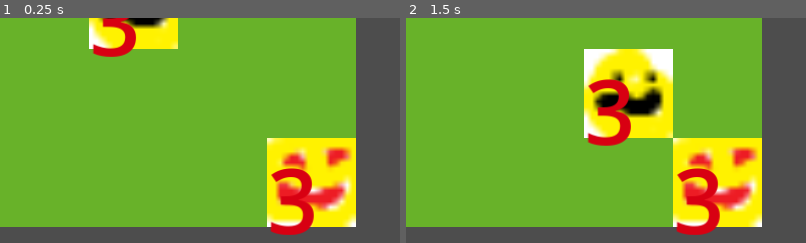
Above: before the commit, frames 1-2 (left to right).
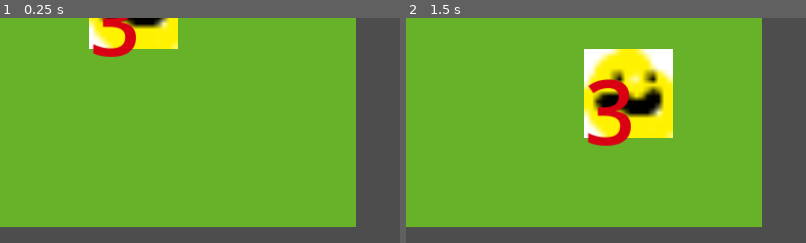
Above: after the commit, the same moments.

Repository: Sam-Goldie/Decree
Game: Godot game, scene res://Level.tscn
Same seed, same stepped clock (60 frames per second), same inputs: the game is played once before the commit and once after it.
Inputs (mouse positions are % of the whole screen's width and height, from its top left):
- Up to frame 1 (0.25 s): no input
- Up to frame 2 (1.5 s): tap Enter at 0.5 s; move the mouse to (72, 45) at 0.52 s; click (72, 45) at 0.67 s; tap Space at 1.25 s; move the mouse to (30, 55) at 1.27 s; click (30, 55) at 1.42 s
The pictures show only the part of the screen within x 0-50%, y 33-83%; the shares and areas given below are measured in that part.

The runs differ from the first frame. In frame 1, 9.1% of the frame differs, in the area x 66-89%, y 53-97%; in frame 2, 9.1%.
Error before the commit: Invalid access of index '6' on a base object of type: 'Array'. (res://level.gd:101)
Error after the commit: Invalid access of index '6' on a base object of type: 'Array'. (res://level.gd:100)

Commit message:
hooked enemies up to move function

Diff:
--- a/decree/enemy.gd
+++ b/decree/enemy.gd
@@ -3,6 +3,7 @@
 var board_position : Vector2i
 var hp : int
 var damage : int
+var has_moved : bool
 var board
 #@onready
 #var grid = AStarGrid2D.new()
--- a/decree/level.gd
+++ b/decree/level.gd
@@ -13,7 +13,7 @@
 @onready
 var enemies = [enemy_scene.instantiate(), enemy_scene.instantiate()]
 @onready
-var board = [[enemies[0], null, null, null], [null, player, null, null], [null, null, null, null],[null, null, null, enemies[1]]]
+var board = [[enemies[0], null, null, null], [null, player, null, null], [null, null, null, null],[null, null, null, null]]
 @onready
 var grid = AStarGrid2D.new()
 
@@ -56,6 +56,8 @@
 		return false
 
 func take_enemy_turns():
+	for enemy in enemies:
+		enemy.has_moved = false
 	for i in range(len(enemies)):
 		if i >= len(enemies):
 			break
@@ -65,10 +67,7 @@
 		var path = grid.get_id_path(active_entity.board_position, player.board_position, true)
 		if len(path) > 2:
 			var dest = path[1]
-			board[active_entity.board_position[0]][active_entity.board_position[1]] = null
-			board[dest[0]][dest[1]] = active_entity
-			active_entity.position = dest * 16
-			active_entity.board_position = dest
+			move(active_entity, dest)
 		var attack_target = active_entity.find_targets(player)
 		if attack_target != null:
 			damage(attack_target, active_entity.damage)
